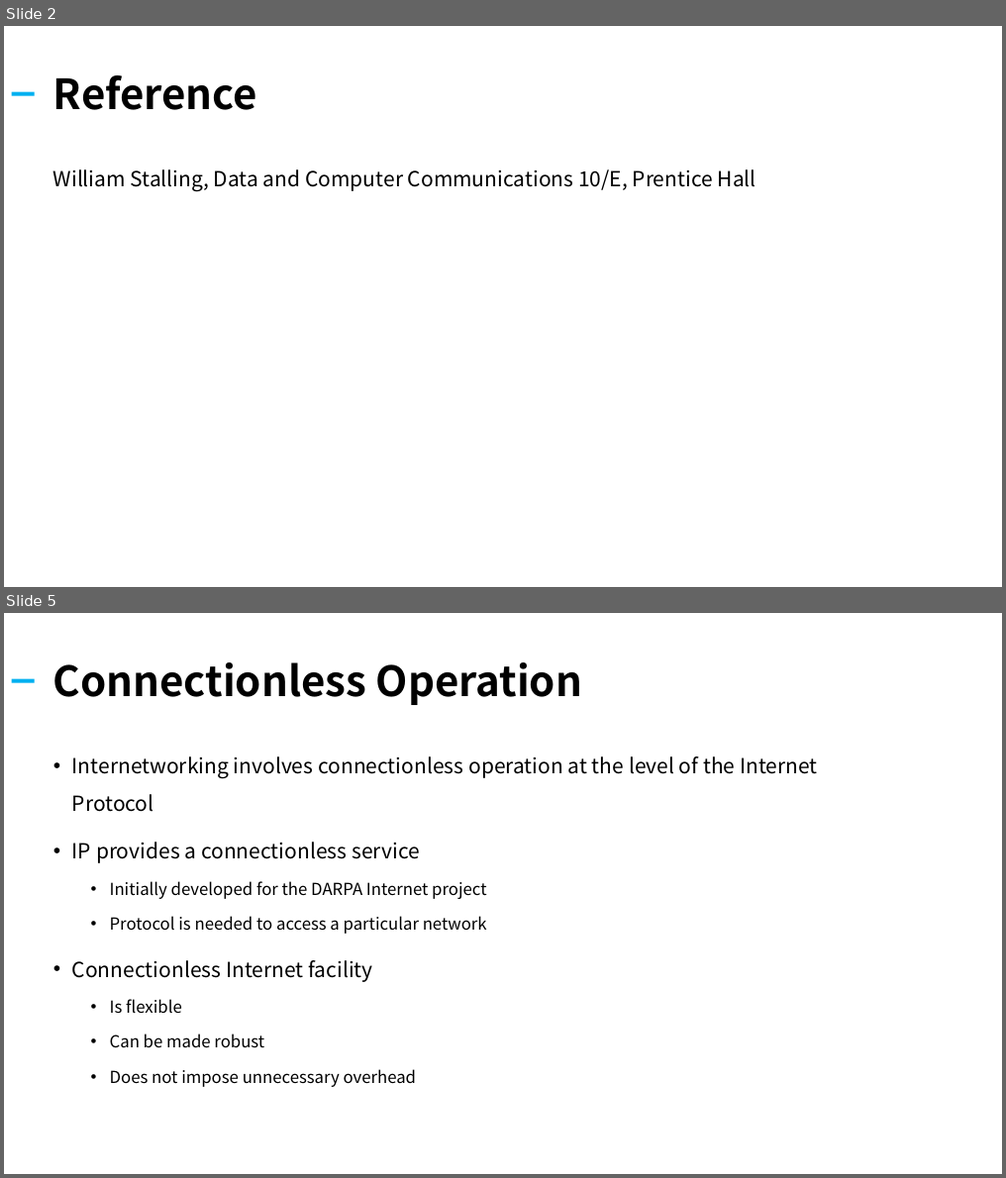
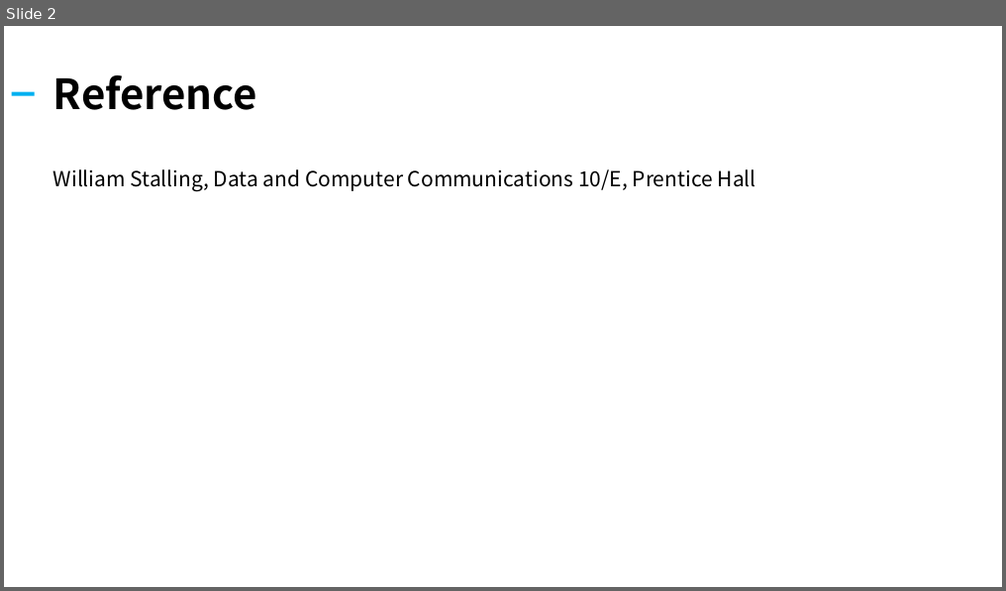
Before and after one commit to kiku99/AWS, a slide deck: Network/05. Network Internet Protocol (2).pptx. Shown one above the other, each under a label of ours: slides 2 and 5 before the commit, slide 2 after it; the slides between them are not shown. The pictures are 1006x1178 and 1006x591 pixels, drawn with LibreOffice and Linux fonts; fonts in the diff are those of the drawing. Boxes give left, top, right and bottom in pixels: in the first picture for what was removed or moved away, otherwise in the second. Text is boxed around its words. In the diff, an @@ line names an element or a change of style, - is before the commit and + after.

Commit message:
add : network internet protocol (2)

```diff
--- a/Network/05. Network Internet Protocol (2).pptx
+++ b/Network/05. Network Internet Protocol (2).pptx
@@ slide 5 removed at <box>4,613,1002,1174</box>, background #FFFFFF @@
@@ title removed at <box>54,663,582,705</box> @@
-Connectionless Operation
@@ rectangle removed at <box>12,679,35,682</box> @@
@@ text removed at <box>72,757,818,1087</box> @@
-• Internetworking involves connectionless operation at the level of the Internet Protocol
-• IP provides a connectionless service
-  • Initially developed for the DARPA Internet project
-  • Protocol is needed to access a particular network
-• Connectionless Internet facility
-  • Is flexible
-  • Can be made robust
-  • Does not impose unnecessary overhead
```
Also in this commit, not shown: 1 slide changed, 23 slides added, 15 other slides removed, 1 other file.
